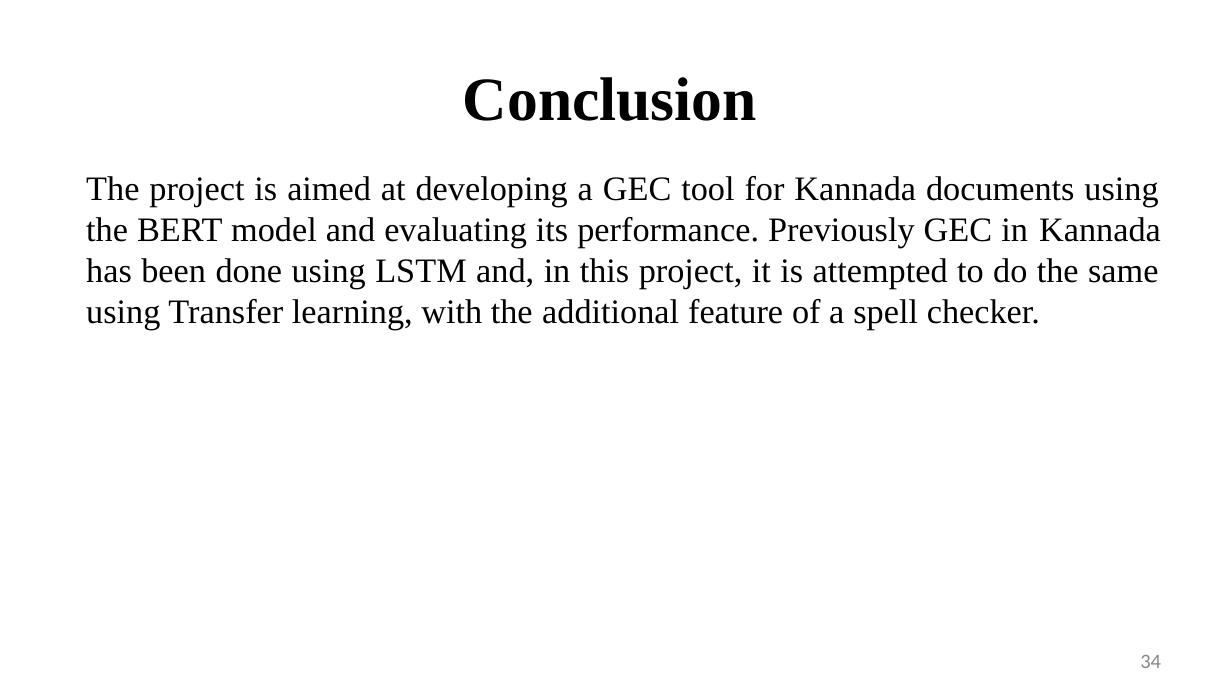
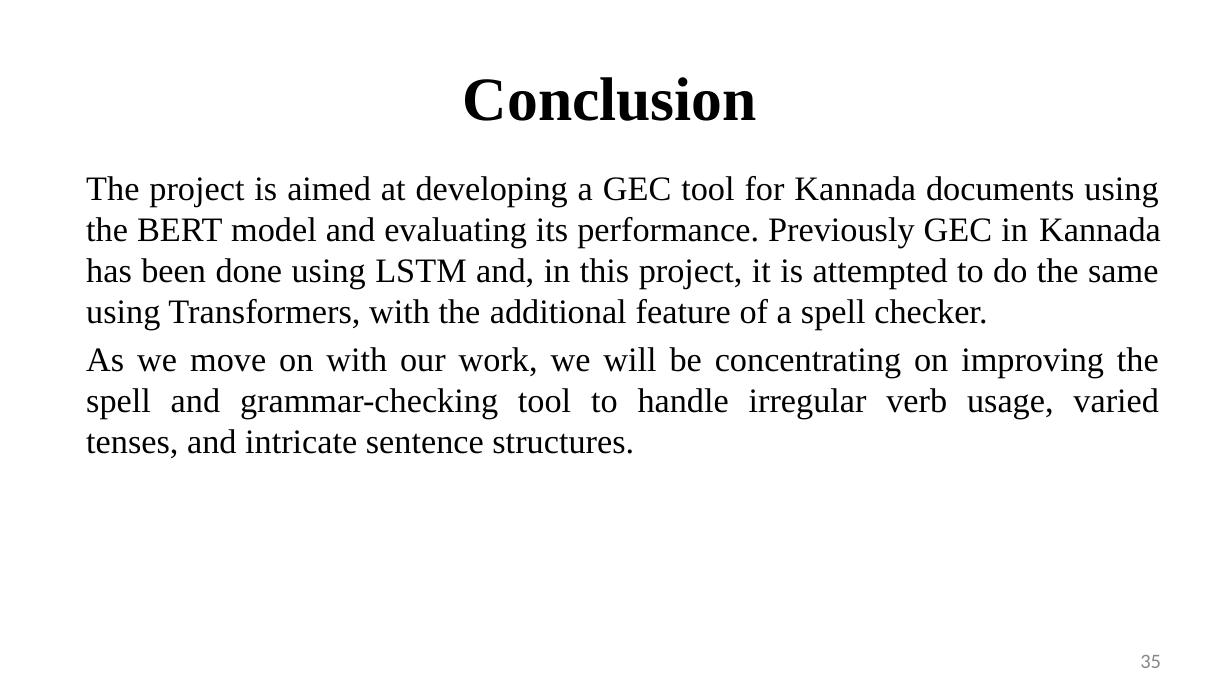
Before and after one commit to ananya-rm/kannada-gec, a slide deck: slide 35 of src/phase2.1.pptx (slide 34 before the commit). Drawn at 1232x693 pixels with LibreOffice and Linux fonts; fonts in the diff are those of the drawing; background and template pictures are left out. Boxes give left, top, right and bottom in pixels: in the first picture for what was removed or moved away, otherwise in the second. Text is boxed around its words. In the diff, an @@ line names an element or a change of style, - is before the commit and + after.

```diff
--- a/src/phase2.1.pptx
+++ b/src/phase2.1.pptx
@@ text at (86,176,1161,458): text changed @@
-The project is aimed at developing a GEC tool for Kannada documents using the BERT model and evaluating its performance. Previously GEC in Kannada has been done using LSTM and, in this project, it is attempted to do the same using Transfer learning, with the additional feature of a spell checker.
+The project is aimed at developing a GEC tool for Kannada documents using the BERT model and evaluating its performance. Previously GEC in Kannada has been done using LSTM and, in this project, it is attempted to do the same using Transformers, with the additional feature of a spell checker.
+As we move on with our work, we will be concentrating on improving the spell and grammar-checking tool to handle irregular verb usage, varied tenses, and intricate sentence structures.
@@ page number at (1140,655,1161,668): text changed @@
-34
+35
```
Also in this commit, not shown: 7 other slides changed, 1 slide added, 21 other files.
